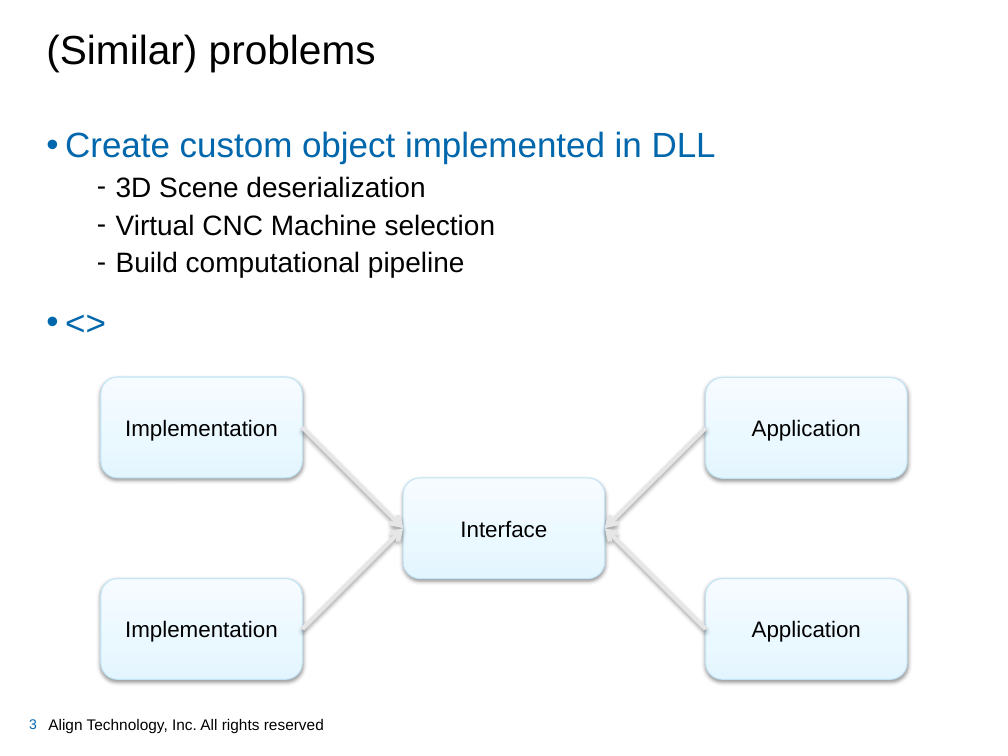
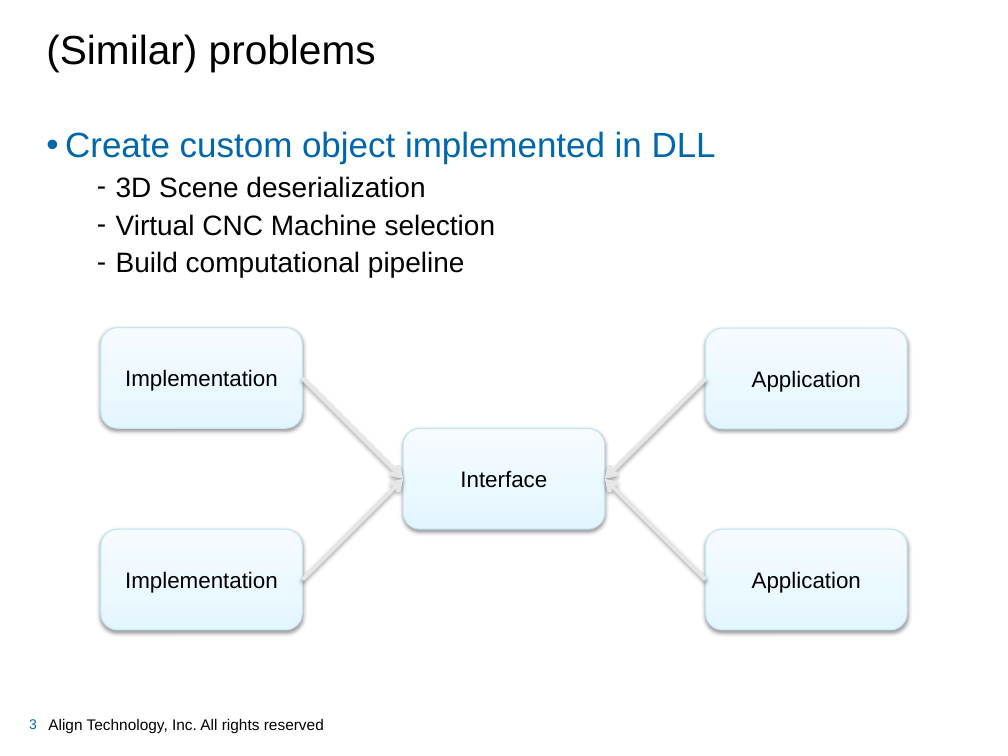
Before and after one commit to garlyon/MeetUp, a slide deck: slide 3 of Factory/Factory.pptx. Drawn at 1008x756 pixels with LibreOffice and Linux fonts; fonts in the diff are those of the drawing; background and template pictures are left out. Boxes give left, top, right and bottom in pixels: in the first picture for what was removed or moved away, otherwise in the second. Text is boxed around its words. In the diff, an @@ line names an element or a change of style, - is before the commit and + after.

```diff
--- a/Factory/Factory.pptx
+++ b/Factory/Factory.pptx
@@ text at (x1=65, y1=131, x2=716, y2=277): paragraph removed @@
-• <>
@@ 5 rounded rectangles, 4 arrows moved together from (x1=101, y1=377, x2=907, y2=679) to (x1=101, y1=328, x2=907, y2=630) @@
```
Also in this commit, not shown: 5 other slides changed.
